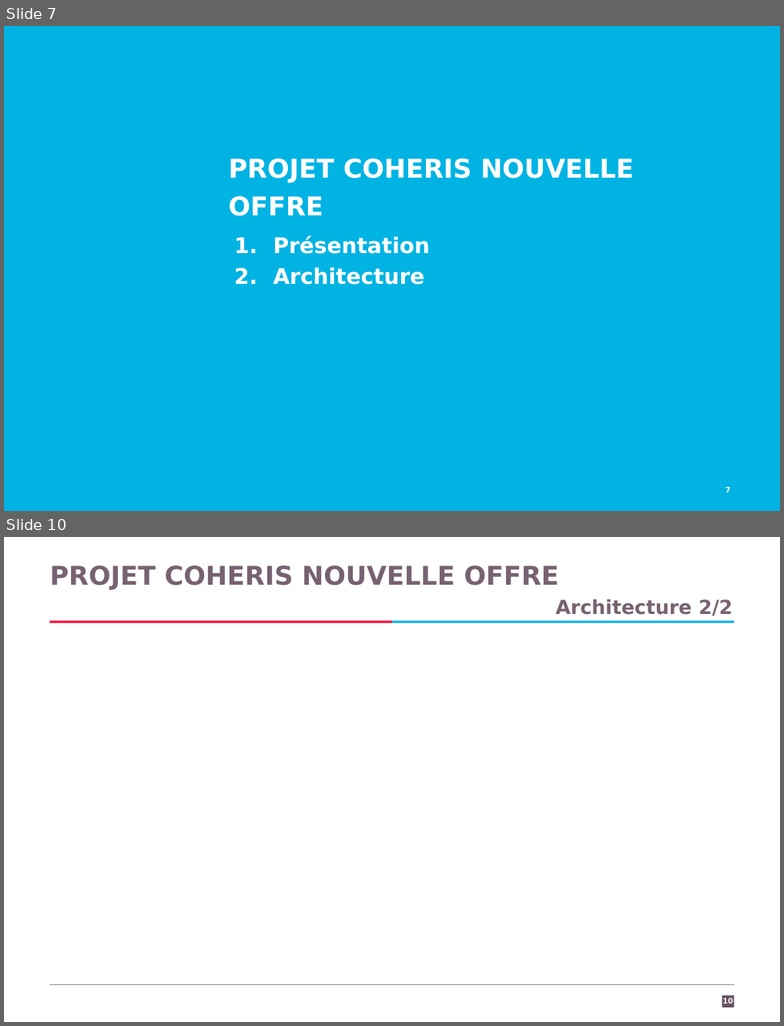
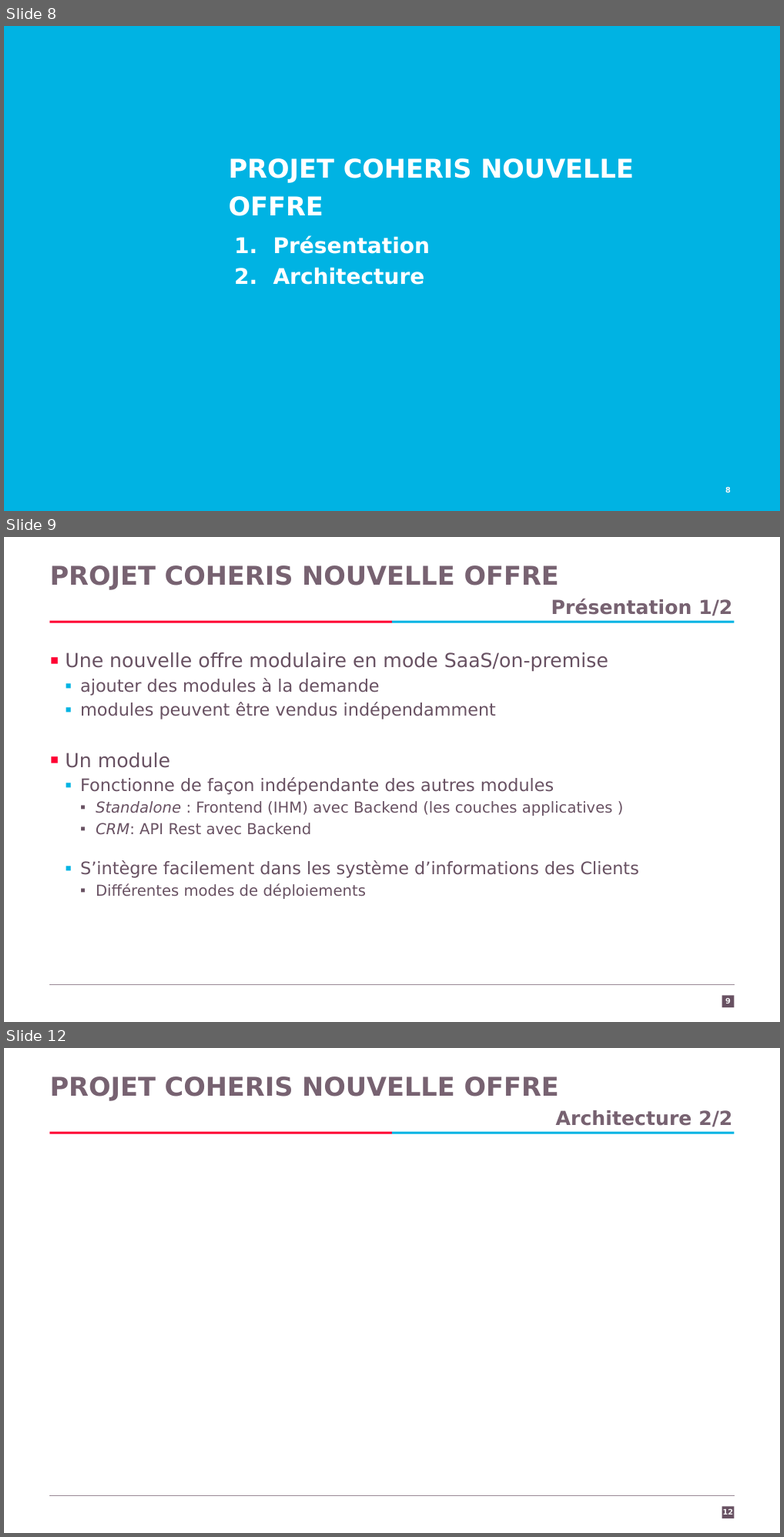
Before and after one commit to Kingsousse/Intership-Report-CRM, a slide deck: presentation.pptx. Shown one above the other, each under a label of ours: slides 7 and 10 before the commit, slides 8, 9 and 12 after it; the slides between them are not shown. The pictures are 784x1026 and 784x1537 pixels, drawn with LibreOffice and Linux fonts; fonts in the diff are those of the drawing; background and template pictures are left out. Boxes give left, top, right and bottom in pixels: in the first picture for what was removed or moved away, otherwise in the second. Text is boxed around its words. In the diff, an @@ line names an element or a change of style, - is before the commit and + after.

```diff
--- a/presentation.pptx
+++ b/presentation.pptx
@@ slide 9 added at <box>4,537,780,1022</box>, background #FFFFFF; not listed: 4 template elements that a slide beside it also shows @@
@@ title added at <box>50,565,559,590</box>, 24 pt, text #776271, bold @@
+PROJET COHERIS NOUVELLE OFFRE
@@ text added at <box>551,599,732,616</box>, 18 pt, text #776271, bold @@
+  Présentation 1/2
@@ text added at <box>65,653,639,899</box>, 16 pt, text #685162 @@
+▪ Une nouvelle offre modulaire en mode SaaS/on-premise
+  ▪ ajouter des modules à la demande
+  ▪ modules peuvent être vendus indépendamment
+▪ Un module
+  ▪ Fonctionne de façon indépendante des autres modules
+    ▪ Standalone : Frontend (IHM) avec Backend (les couches applicatives )
+    ▪ CRM: API Rest avec Backend
+  ▪ S’intègre facilement dans les système d’informations des Clients
+    ▪ Différentes modes de déploiements
@@ page number added at <box>725,998,731,1004</box>, 7 pt, text #F8F8F8, bold @@
+9
@@ what was slide 7 is now slide 8 @@
@@ page number at <box>725,487,731,493</box>: text changed @@
-7
+8
@@ what was slide 10 is now slide 12 @@
@@ page number at <box>723,1509,734,1515</box>: text changed @@
-10
+12
```
Also in this commit, not shown: 6 slides changed, 1 other slide added, 3 other files.
